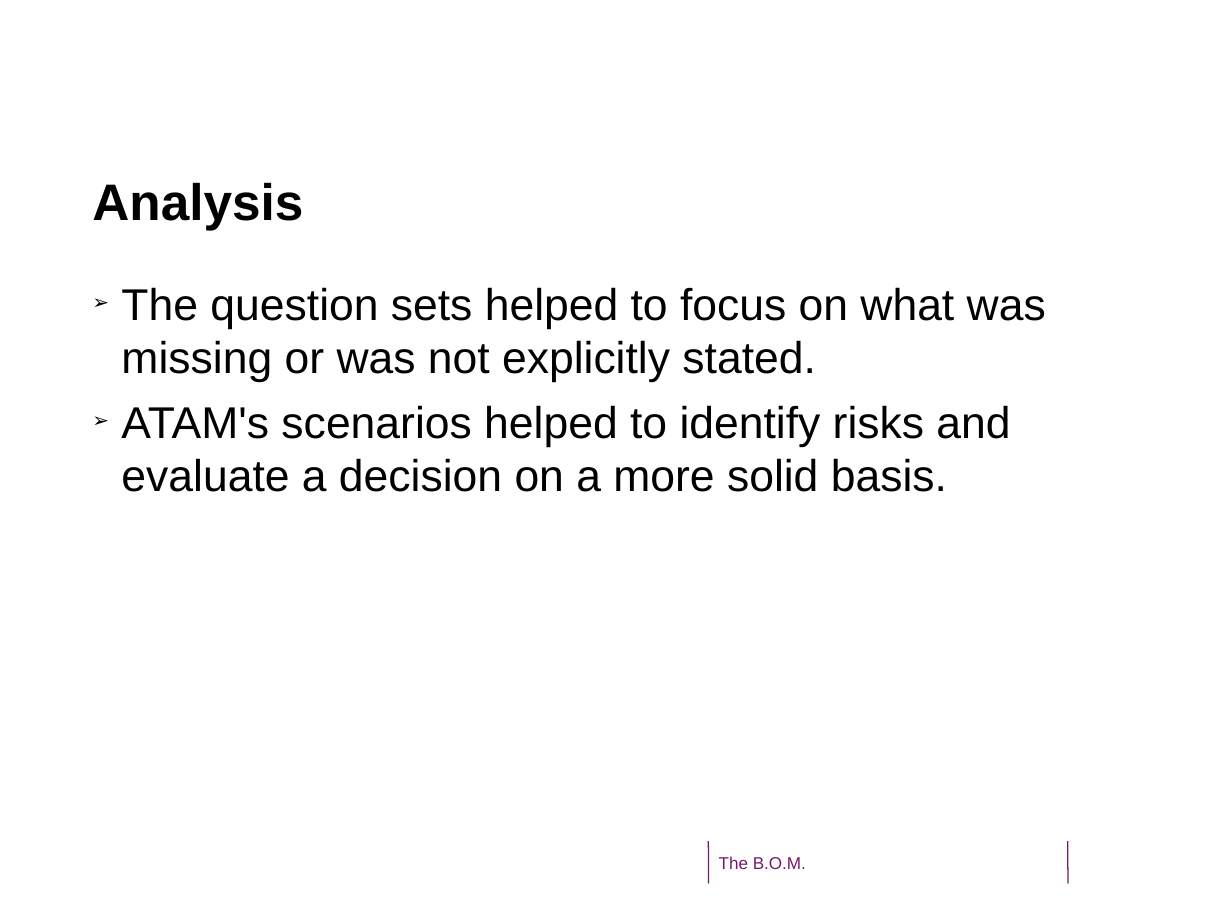
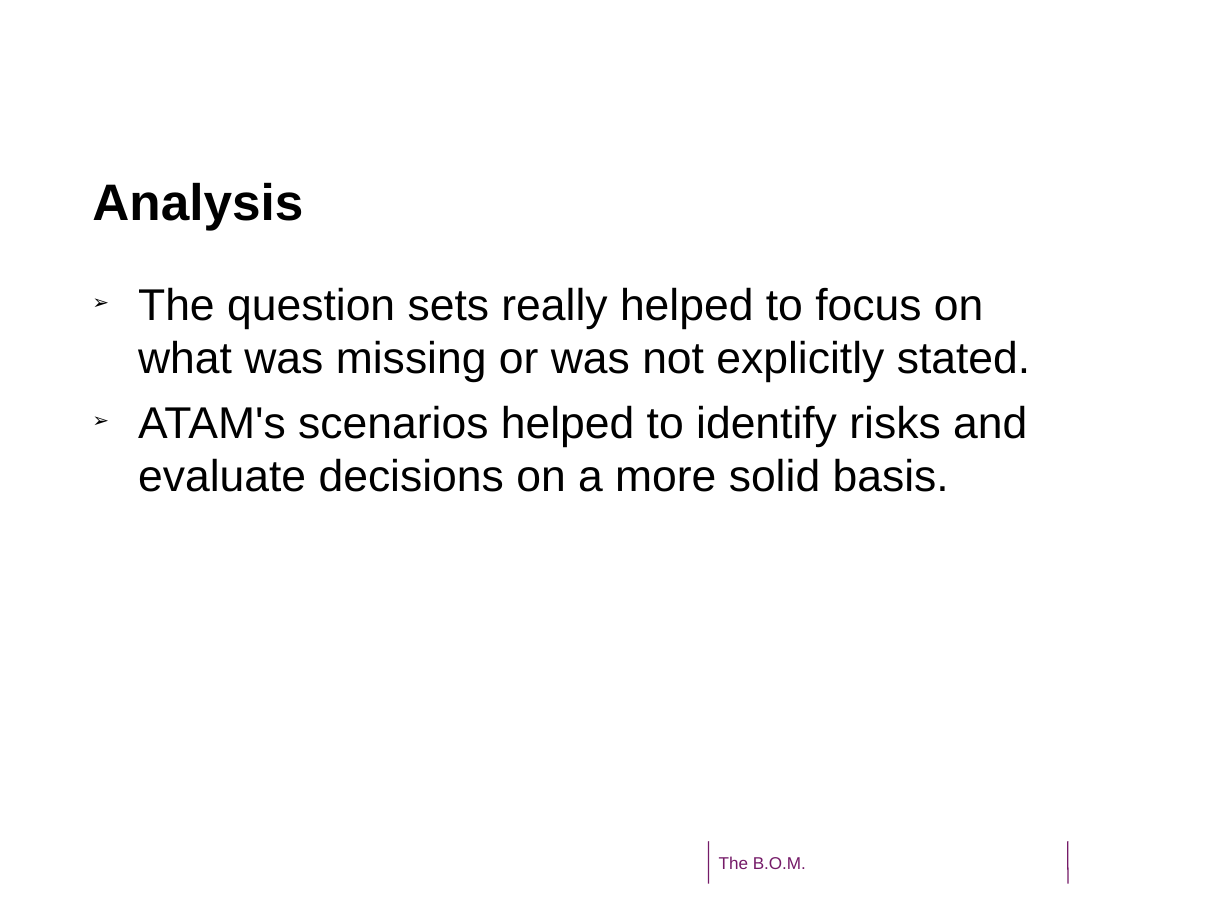
Before and after one commit to CindyBerghuizen/BallOfMud, a slide deck: slide 9 of Assignment 3/SoftwareArchtectureWeek6Presentation_v2.odp. Drawn at 1232x924 pixels with LibreOffice and Linux fonts; fonts in the diff are those of the drawing; background and template pictures are left out. Boxes give left, top, right and bottom in pixels: in the first picture for what was removed or moved away, otherwise in the second. Text is boxed around its words. In the diff, an @@ line names an element or a change of style, - is before the commit and + after.

```diff
--- a/Assignment 3/SoftwareArchtectureWeek6Presentation_v2.odp
+++ b/Assignment 3/SoftwareArchtectureWeek6Presentation_v2.odp
@@ text "The question sets really helped ...": place and size @@
-text "The question sets really helped ..." at [92, 276, 1088, 728]
+text "The question sets really helped ..." at [138, 287, 1030, 492]
@@ text at [138, 287, 1030, 492]: text changed @@
-➢ The question sets helped to focus on what was missing or was not explicitly stated.
-➢ ATAM's scenarios helped to identify risks and evaluate a decision on a more solid basis.
+➢ The question sets really helped to focus on what was missing or was not explicitly stated.
+➢ ATAM's scenarios helped to identify risks and evaluate decisions on a more solid basis.
```
Also in this commit, not shown: 8 other slides changed.
